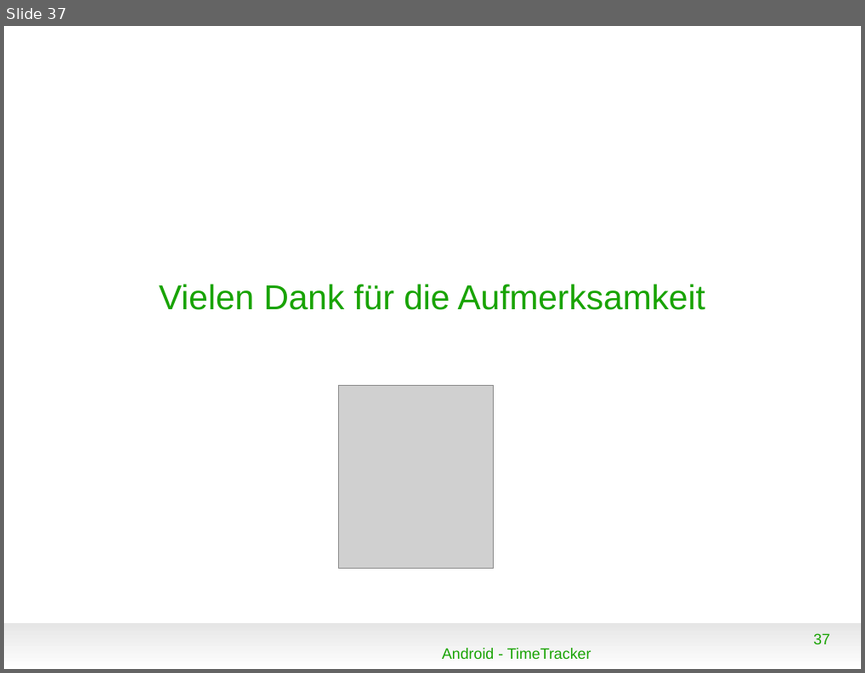
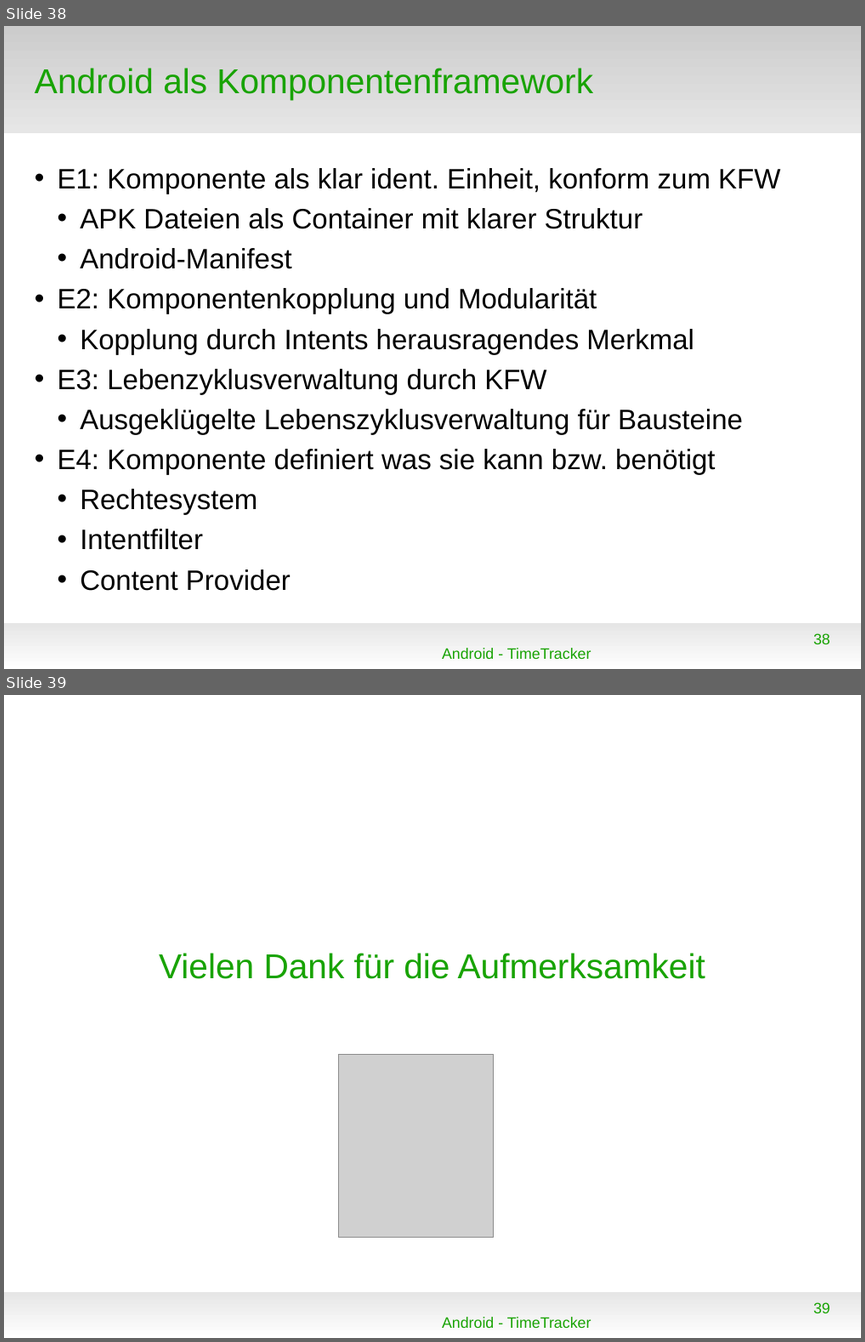
Before and after one commit to floriandrs/presentation, a slide deck: vortrag.odp. Shown one above the other, each under a label of ours: slide 37 before the commit, slides 38 and 39 after it. The pictures are 865x673 and 865x1342 pixels, drawn with LibreOffice and Linux fonts; fonts in the diff are those of the drawing; grey boxes stand for pictures; background and template pictures are left out. Boxes give left, top, right and bottom in pixels: in the first picture for what was removed or moved away, otherwise in the second. Text is boxed around its words. In the diff, an @@ line names an element or a change of style, - is before the commit and + after.

```diff
--- a/vortrag.odp
+++ b/vortrag.odp
@@ slide 38 added at [4, 26, 861, 669], background #FFFFFF; not listed: 1 template element that a slide beside it also shows @@
@@ rectangle added at [4, 26, 861, 133], fill gradient #CCCCCC to #E6E6E6 @@
@@ title added at [35, 68, 593, 99], 32 pt, text #18A303 @@
+Android als Komponentenframework
@@ text added at [58, 168, 780, 550], 26 pt, text #000000 @@
+• E1: Komponente als klar ident. Einheit, konform zum KFW
+  • APK Dateien als Container mit klarer Struktur
+  • Android-Manifest
+• E2: Komponentenkopplung und Modularität
+  • Kopplung durch Intents herausragendes Merkmal
+• E3: Lebenzyklusverwaltung durch KFW
+  • Ausgeklügelte Lebenszyklusverwaltung für Bausteine
+• E4: Komponente definiert was sie kann bzw. benötigt
+  • Rechtesystem
+  • Intentfilter
+  • Content Provider
@@ page number added at [813, 633, 830, 644], 14 pt, text #18A303 @@
+38
@@ text added at [442, 647, 591, 658], 14 pt, text #18A303 @@
+Android - TimeTracker
@@ what was slide 37 is now slide 39 @@
@@ page number at [813, 1302, 830, 1313]: text changed @@
-37
+39
```
Also in this commit, not shown: 10 slides changed, 2 other slides added, 1 slide removed, 7 other files.
